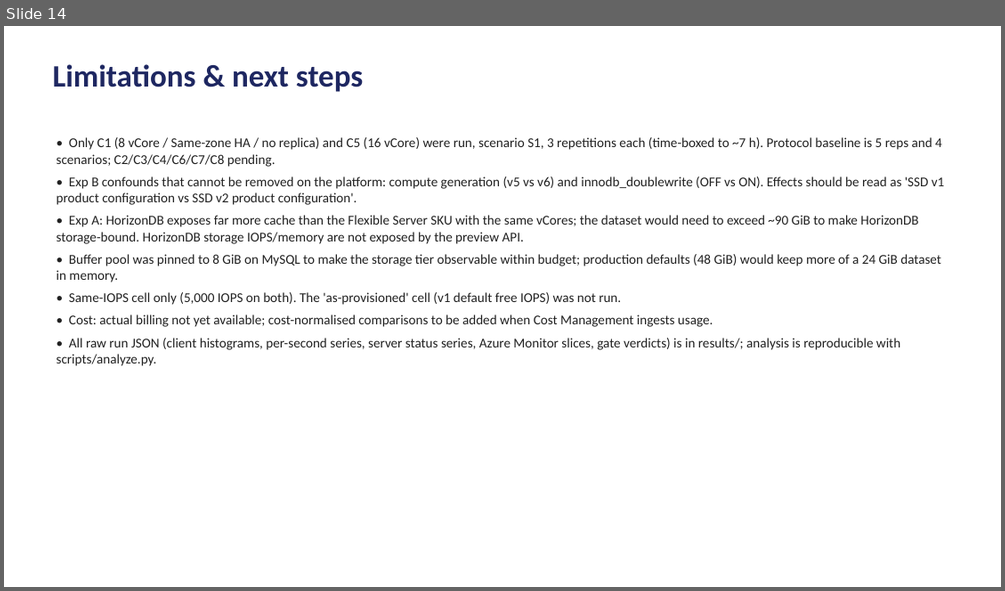
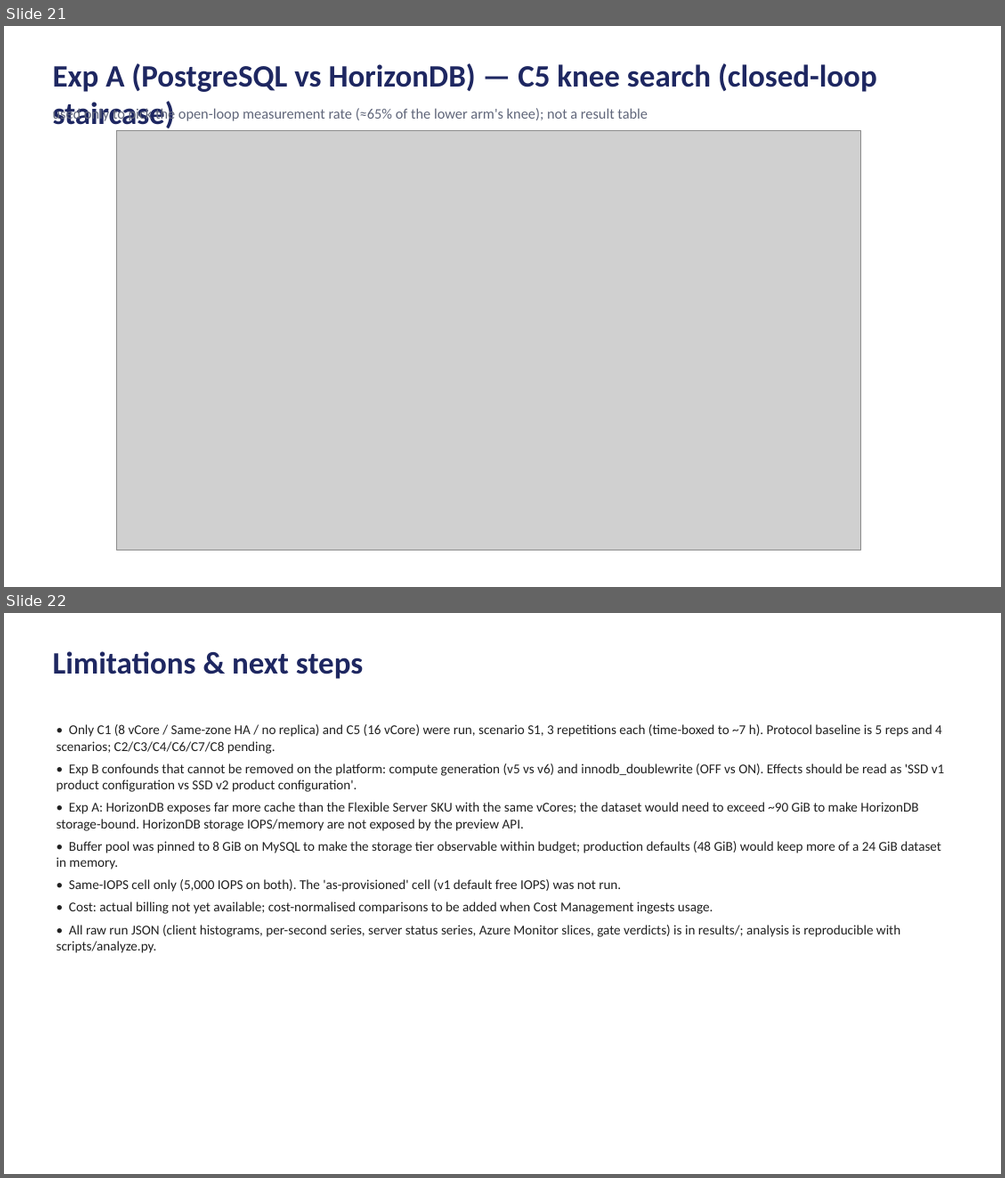
Before and after one commit to DalBamS/azure-db-game-benchmark, a slide deck: report/azure-db-benchmark-report.pptx. Shown one above the other, each under a label of ours: slide 14 before the commit, slides 21 and 22 after it. The pictures are 1005x591 and 1005x1178 pixels, drawn with LibreOffice and Linux fonts; fonts in the diff are those of the drawing; grey boxes stand for pictures. Boxes give left, top, right and bottom in pixels: in the first picture for what was removed or moved away, otherwise in the second. Text is boxed around its words. In the diff, an @@ line names an element or a change of style, - is before the commit and + after.

Commit message:
C5 results, final analysis, charts, PPTX report, run log

```diff
--- a/report/azure-db-benchmark-report.pptx
+++ b/report/azure-db-benchmark-report.pptx
@@ slide 21 added at bbox=[4, 26, 1001, 587], background #FFFFFF @@
@@ text added at bbox=[53, 63, 877, 132], 30 pt, text #1E2761, bold @@
+Exp A (PostgreSQL vs HorizonDB) — C5 knee search (closed-loop staircase)
@@ text added at bbox=[53, 107, 647, 123], 14 pt, text #60667A @@
+used only to pick the open-loop measurement rate (≈65% of the lower arm's knee); not a result table
@@ picture added at bbox=[116, 131, 861, 549] @@
@@ what was slide 14 is now slide 22 @@
```
Also in this commit, not shown: 3 slides changed, 7 other slides added, 56 other files.
